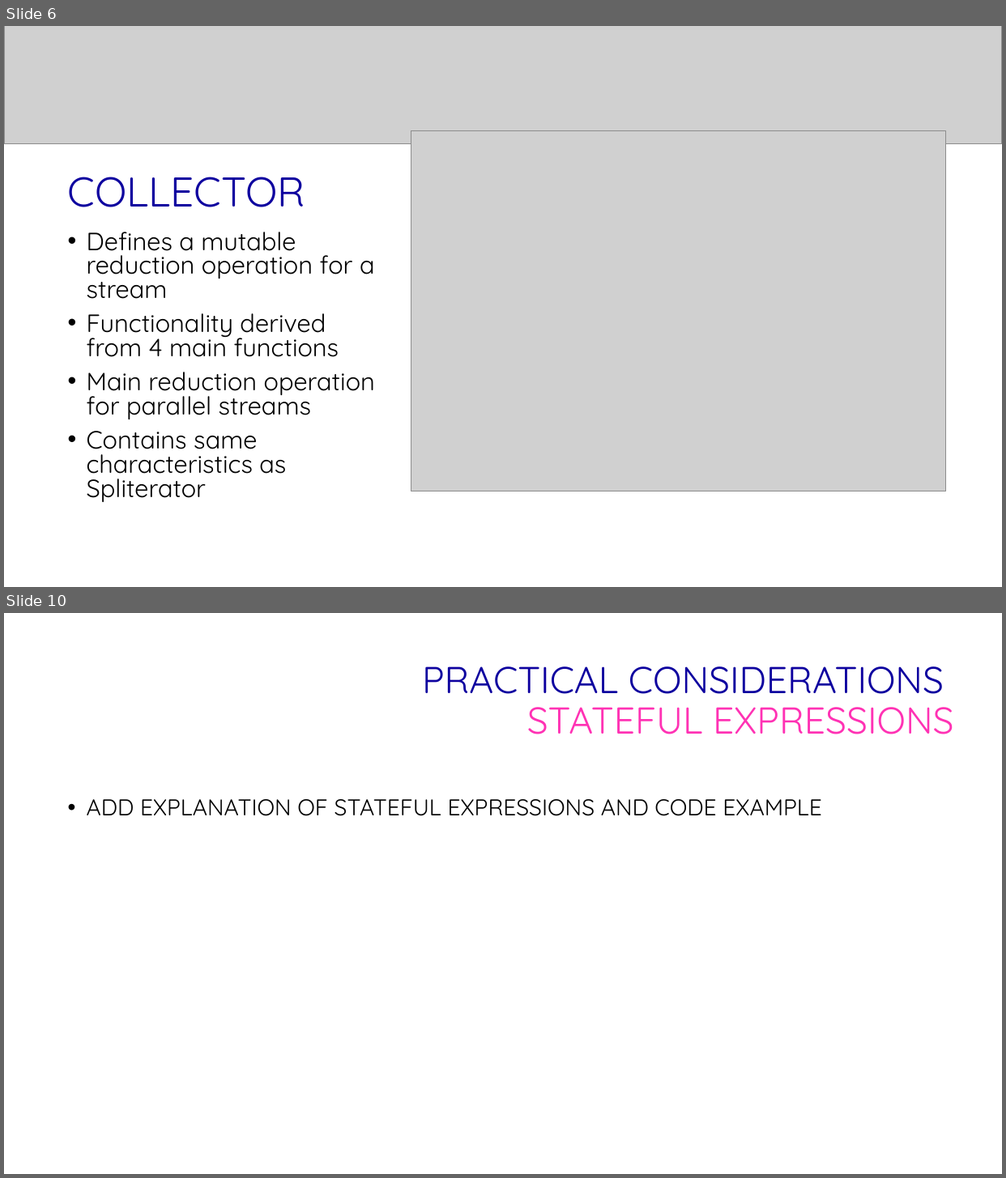
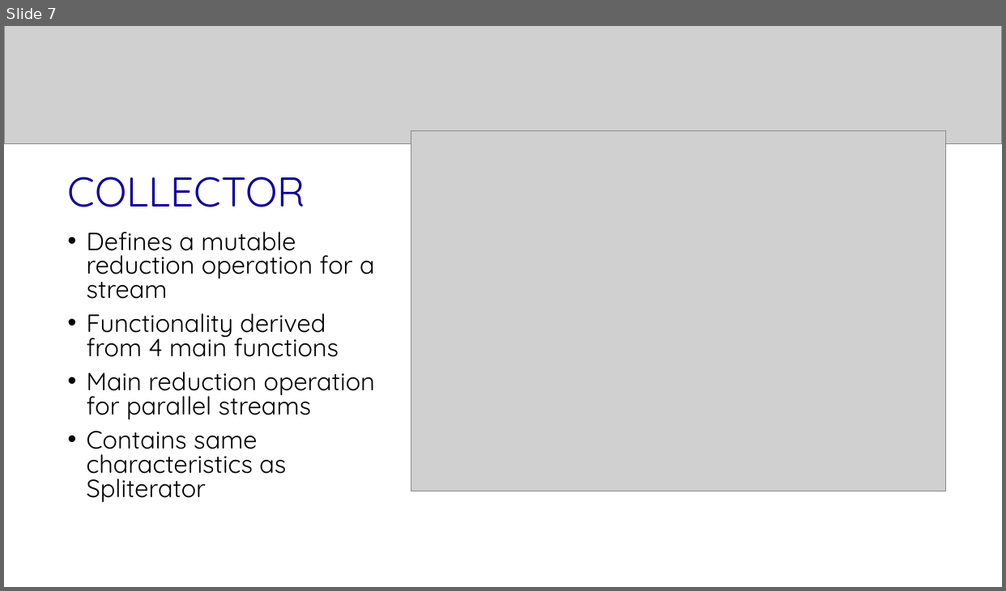
Before and after one commit to ethwillz/coms430, a slide deck: src/parallel_streams_presentation/p_stream_presentation.pptx. Shown one above the other, each under a label of ours: slides 6 and 10 before the commit, slide 7 after it; the slides between them are not shown. The pictures are 1006x1178 and 1006x591 pixels, drawn with LibreOffice and Linux fonts; fonts in the diff are those of the drawing; grey boxes stand for pictures; background and template pictures are left out. Boxes give left, top, right and bottom in pixels: in the first picture for what was removed or moved away, otherwise in the second. Text is boxed around its words. In the diff, an @@ line names an element or a change of style, - is before the commit and + after.

```diff
--- a/src/parallel_streams_presentation/p_stream_presentation.pptx
+++ b/src/parallel_streams_presentation/p_stream_presentation.pptx
@@ slide 10 removed at [4,613,1002,1174], background #FFFFFF @@
@@ title removed at [422,666,953,735] @@
-PRACTICAL CONSIDERATIONS STATEFUL EXPRESSIONS
@@ text removed at [87,799,821,816] @@
-• ADD EXPLANATION OF STATEFUL EXPRESSIONS AND CODE EXAMPLE
@@ what was slide 6 is now slide 7 @@
```
Also in this commit, not shown: 5 slides changed, 2 slides added, 11 other files.
